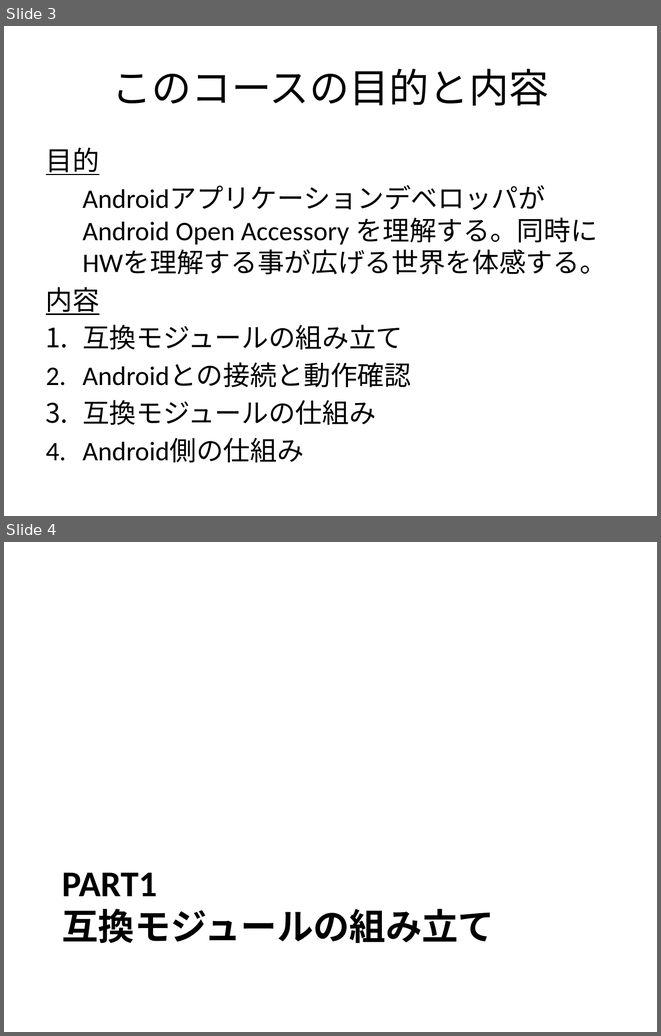
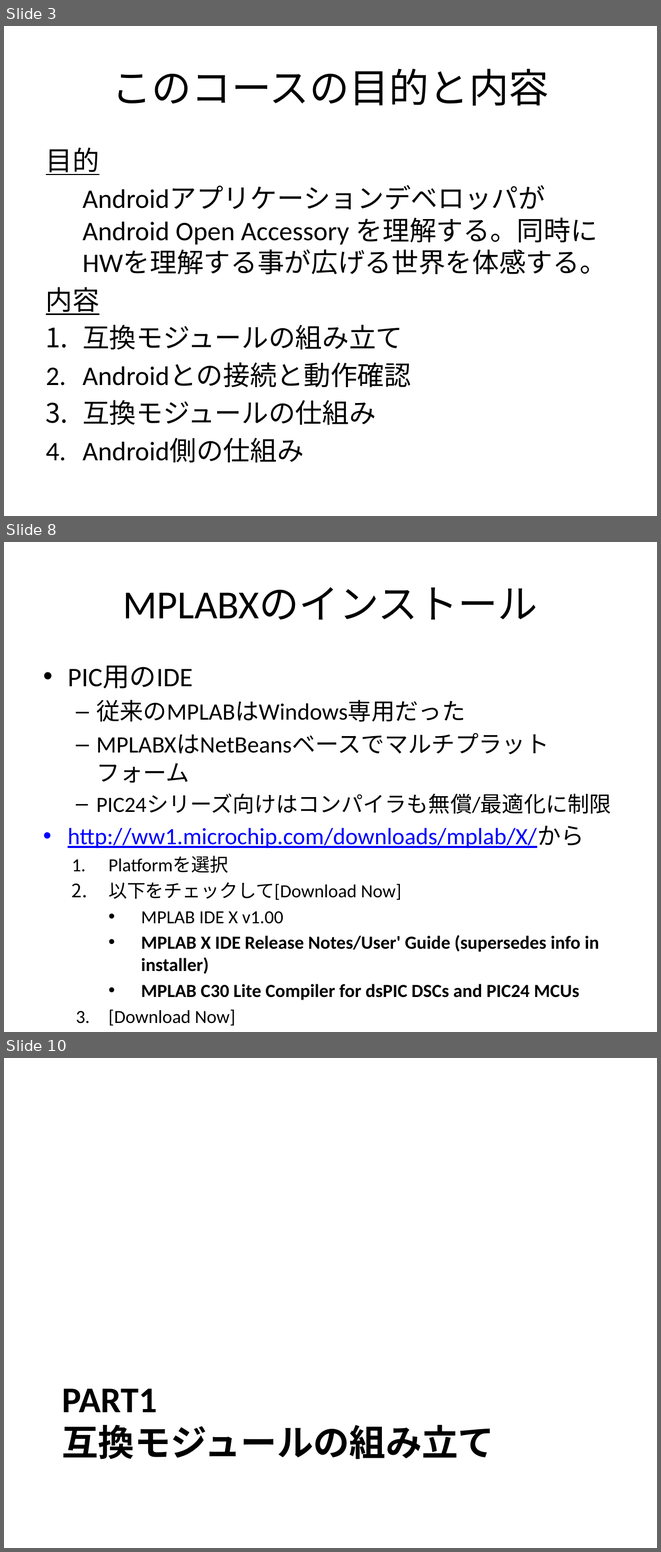
Before and after one commit to magoroku15/OpenAccessoryDemo, a slide deck: Doc/poorman's adk.pptx. Shown one above the other, each under a label of ours: slides 3 and 4 before the commit, slides 3, 8 and 10 after it; the slides between them are not shown. The pictures are 661x1036 and 661x1552 pixels, drawn with LibreOffice and Linux fonts; fonts in the diff are those of the drawing. Boxes give left, top, right and bottom in pixels: in the first picture for what was removed or moved away, otherwise in the second. Text is boxed around its words. In the diff, an @@ line names an element or a change of style, - is before the commit and + after.

```diff
--- a/Doc/poorman's adk.pptx
+++ b/Doc/poorman's adk.pptx
@@ slide 8 added at (4, 542, 657, 1032), background #FFFFFF @@
@@ title added at (123, 587, 538, 620), 44 pt, text #000000 @@
+MPLABXのインストール
@@ text added at (68, 665, 611, 1025), 20.4 pt, text #000000 @@
+• PIC用のIDE
+  – 従来のMPLABはWindows専用だった
+  – MPLABXはNetBeansベースでマルチプラットフォーム
+  – PIC24シリーズ向けはコンパイラも無償/最適化に制限
+• http://ww1.microchip.com/downloads/mplab/X/から
+  1. Platformを選択
+  2. 以下をチェックして[Download Now]
+    • MPLAB IDE X v1.00
+    • MPLAB X IDE Release Notes/User' Guide (supersedes info in installer)
+    • MPLAB C30 Lite Compiler for dsPIC DSCs and PIC24 MCUs
+  3. [Download Now]
@@ what was slide 4 is now slide 10 @@
```
Also in this commit, not shown: 7 slides changed, 6 other slides added, 3 other files.
